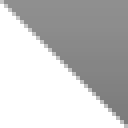
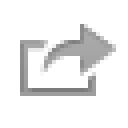
Two versions of the same layered image (128px x 128px). Layer-by-layer changes:
added layer "btn_finder" (60%) above "btn_navigator-home" over (20, 24, 116, 96)
hid "btn_resize" over (0, 0, 128, 128)
